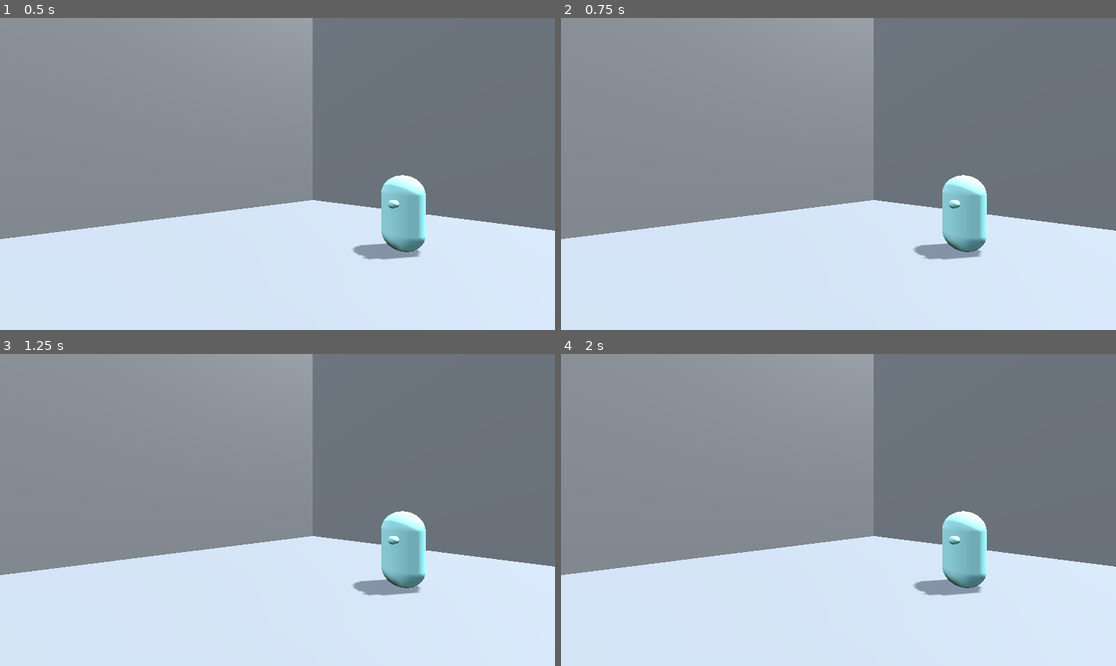
Above: before the commit, frames 1-4 (two rows, left to right).
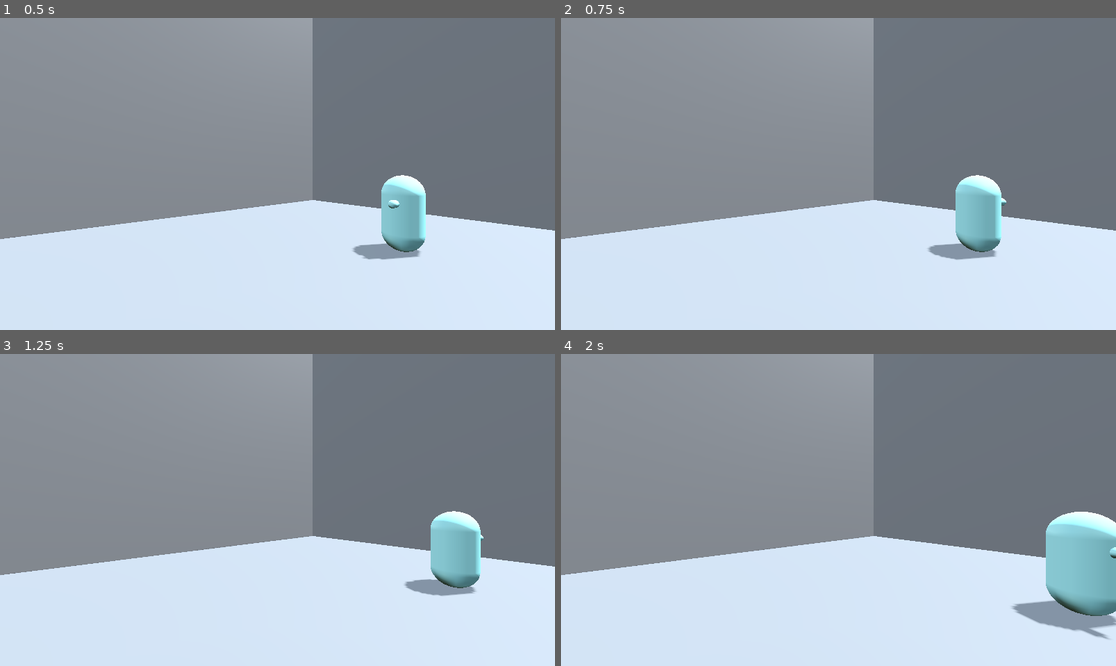
Above: after the commit, the same moments.

Repository: Astro-lo/GameJam-Les-Audacieux-ses
Game: Godot game, scene res://Scenes/Level.tscn
Same seed, same stepped clock (60 frames per second), same inputs: the game is played once before the commit and once after it.
Inputs:
- Up to frame 1 (0.5 s): no input
- Up to frame 2 (0.75 s): hold D (move_right) from 0.53 s (still down)
- Up to frame 3 (1.25 s): keep holding D (move_right)
- Up to frame 4 (2 s): release D (move_right) at 1.28 s; hold S (move_back) from 1.28 s (still down)

Frame 1 is identical in both runs. In frame 2, 1.9% of the frame differs, in the area x 63-81%, y 50-78%; in frame 3, 4.5%; in frame 4, 7.0%, in the area x 63-100%, y 50-92%.

Commit message:
Update player controller

Diff:
--- a/Scenes/Level.tscn
+++ b/Scenes/Level.tscn
@@ -72,6 +72,7 @@
 
 [node name="Player" parent="." instance=ExtResource("1_q4jvb")]
 transform = Transform3D(1, 0, 0, 0, 1, 0, 0, 0, 1, 0, 1.51472, -2)
+speed = 2
 
 [node name="Camera3D" type="Camera3D" parent="."]
 transform = Transform3D(0.642788, 0, 0.766044, 0, 1, 0, -0.766044, 0, 0.642788, 2, 2, 4)
--- a/scripts/player.gd
+++ b/scripts/player.gd
@@ -1,34 +1,46 @@
-extends CharacterBody3D
+extends RigidBody3D
 
 @export var speed := 1200
 @export var gravity := -9.8
 
-# Appelle la méthode _physics_process chaque frame
-func _physics_process(delta: float) -> void:
+var velocity:Vector3;
+var direction:Vector3;
+
+# Appelé chaque frame (pour l'input)
+func _process(delta: float) -> void:
 	var input := Vector3.ZERO
 	input.x = Input.get_axis("move_left", "move_right")  # Axe horizontal
 	input.z = Input.get_axis("move_forward", "move_back")  # Axe vertical
 
 	# Récupère la caméra
 	var camera = get_viewport().get_camera_3d()
-	var cam_forward = -camera.transform.basis.z  # Utilise le vecteur avant inversé
-	var cam_right = camera.transform.basis.x
+	var cam_forward:Vector3 = -camera.transform.basis.z  # Utilise le vecteur avant inversé
+	var cam_right:Vector3 = camera.transform.basis.x
 
 	# Calcule la direction de mouvement par rapport à la caméra
-	var direction = (cam_right * input.x + cam_forward * -input.z).normalized()  # Inversion de l'axe Z
+	direction = (cam_right * input.x + cam_forward * -input.z).normalized()  # Inversion de l'axe Z
 
 	# Appliquer le déplacement
 	velocity.x = direction.x * speed
 	velocity.z = direction.z * speed
 
-	# Appliquer la gravité
-	if not is_on_floor():
-		velocity.y += gravity * delta
+	# Appliquer la gravité - (commenté parce que je sais pas si on va avoir de la gravité en gameplay)
+	#if not is_on_floor():
+		#velocity.y += gravity * delta
+
+
+# Appelle la méthode _physics_process chaque frame
+func _physics_process(delta: float) -> void:
+	look_at_direction(delta)
 
 	# Déplacer le joueur avec glissement sur les surfaces
-	move_and_slide()
+	move(delta)
 
+func move(delta: float) -> void:
+	position += velocity * delta;
+
+func look_at_direction(delta: float) ->void:
 	# Faire tourner le personnage en fonction de la direction
 	if direction.length() > 0:
 		# Tourner le personnage vers la direction de mouvement
-		look_at(global_transform.origin + direction, Vector3.UP)
+		look_at(global_transform.origin - direction, Vector3.UP)
